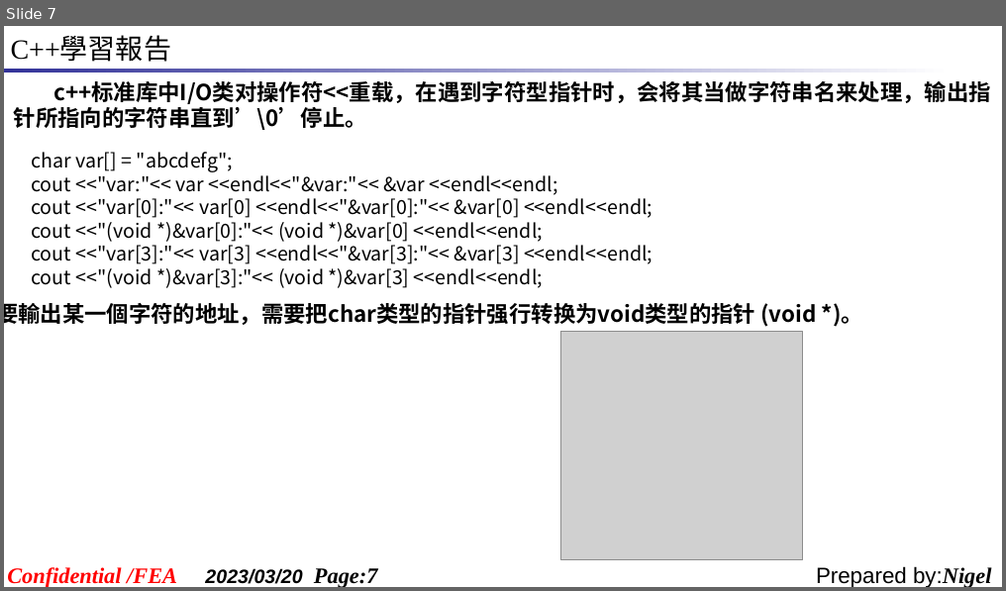
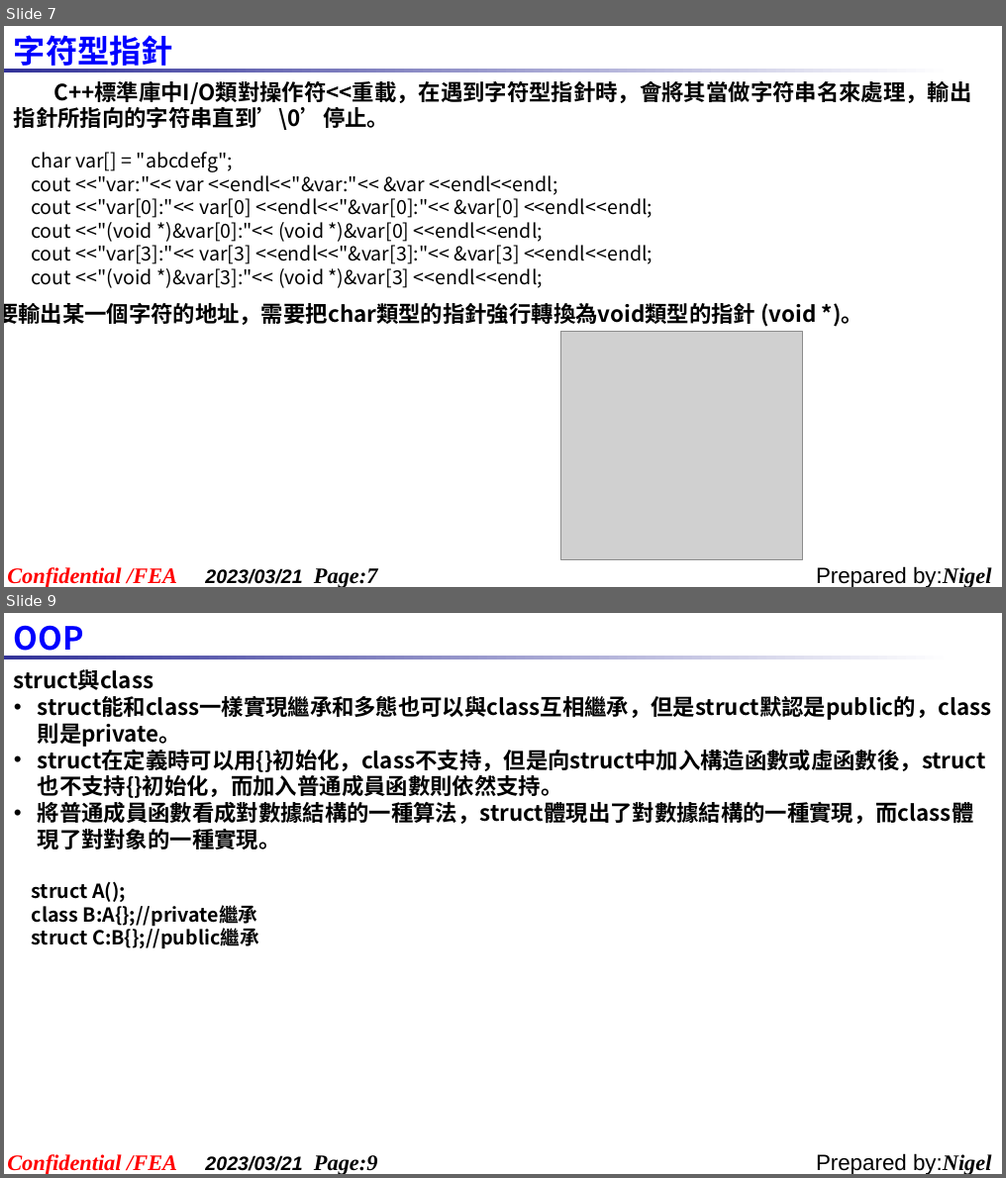
Before and after one commit to Shadow-ei/TEMP, a slide deck: 报告/C++學習報告_20230320.ppt. Shown one above the other, each under a label of ours: slide 7 before the commit, slides 7 and 9 after it; the slides between them are not shown. The pictures are 1006x591 and 1006x1178 pixels, drawn with LibreOffice and Linux fonts; fonts in the diff are those of the drawing; grey boxes stand for pictures; background and template pictures are left out. Boxes give left, top, right and bottom in pixels: in the first picture for what was removed or moved away, otherwise in the second. Text is boxed around its words. In the diff, an @@ line names an element or a change of style, - is before the commit and + after.

```diff
--- a/报告/C++學習報告_20230320.ppt
+++ b/报告/C++學習報告_20230320.ppt
@@ slide 9 added at (x1=4, y1=613, x2=1002, y2=1174), background #FFFFFF; not listed: 4 template elements that a slide beside it also shows @@
@@ text added at (x1=14, y1=625, x2=84, y2=659), 23 pt, text #0000FF, bold @@
+OOP
@@ text added at (x1=14, y1=669, x2=992, y2=950), 16 pt, text #000000, bold @@
+struct與class
+• struct能和class一樣實現繼承和多態也可以與class互相繼承，但是struct默認是public的，class則是private。
+• struct在定義時可以用{}初始化，class不支持，但是向struct中加入構造函數或虛函數後，struct也不支持{}初始化，而加入普通成員函數則依然支持。
+• 將普通成員函數看成對數據結構的一種算法，struct體現出了對數據結構的一種實現，而class體現了對對象的一種實現。
+struct A();
+class B:A{};//private繼承
+struct C:B{};//public繼承
@@ slide 7 changed as well @@
@@ text removed at (x1=11, y1=37, x2=171, y2=62) @@
-C++學習報告
@@ text added at (x1=14, y1=35, x2=173, y2=72), 23 pt, text #0000FF, bold @@
+字符型指針
@@ text at (x1=14, y1=81, x2=971, y2=130): text changed @@
-c++标准库中I/O类对操作符<<重载，在遇到字符型指针时，会将其当做字符串名来处理，输出指针所指向的字符串直到’\0’停止。
+C++標準庫中I/O類對操作符<<重載，在遇到字符型指針時，會將其當做字符串名來處理，輸出指針所指向的字符串直到’\0’停止。
@@ text at (x1=4, y1=303, x2=863, y2=327): text changed @@
-要輸出某一個字符的地址，需要把char类型的指针强行转换为void类型的指针 (void *)。
+要輸出某一個字符的地址，需要把char類型的指針強行轉換為void類型的指針 (void *)。
@@ text at (x1=205, y1=569, x2=377, y2=587): text changed @@
-2023/03/20 Page:7
+2023/03/21 Page:7
```
Also in this commit, not shown: 7 other slides changed, 9 other slides added, 3 slides removed.
